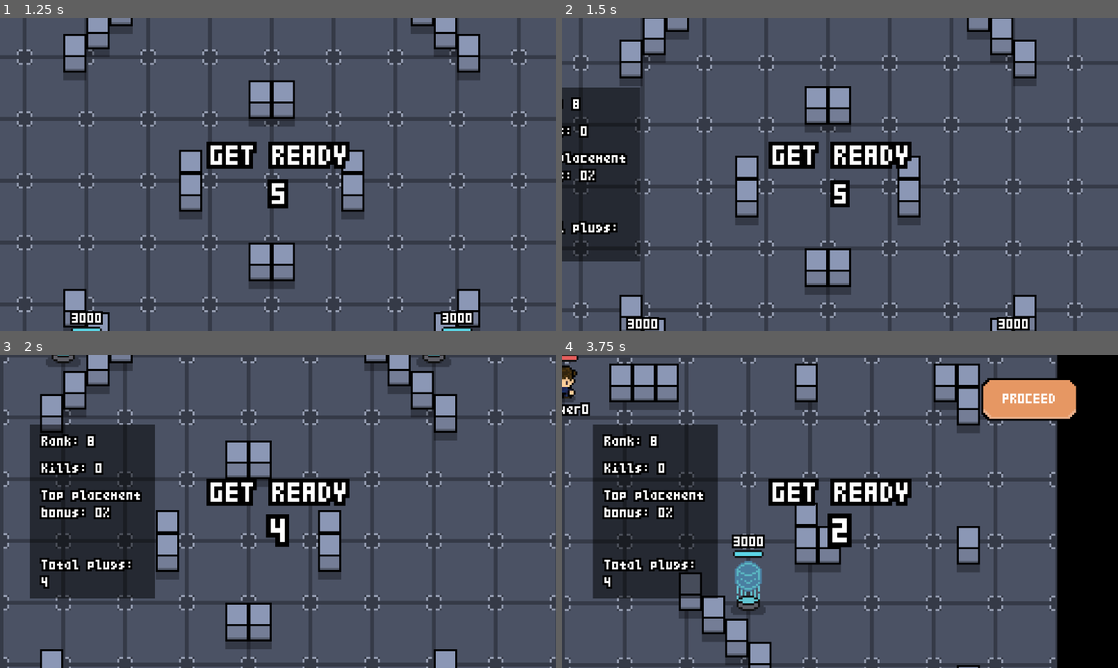
Above: before the commit, frames 1-4 (two rows, left to right).
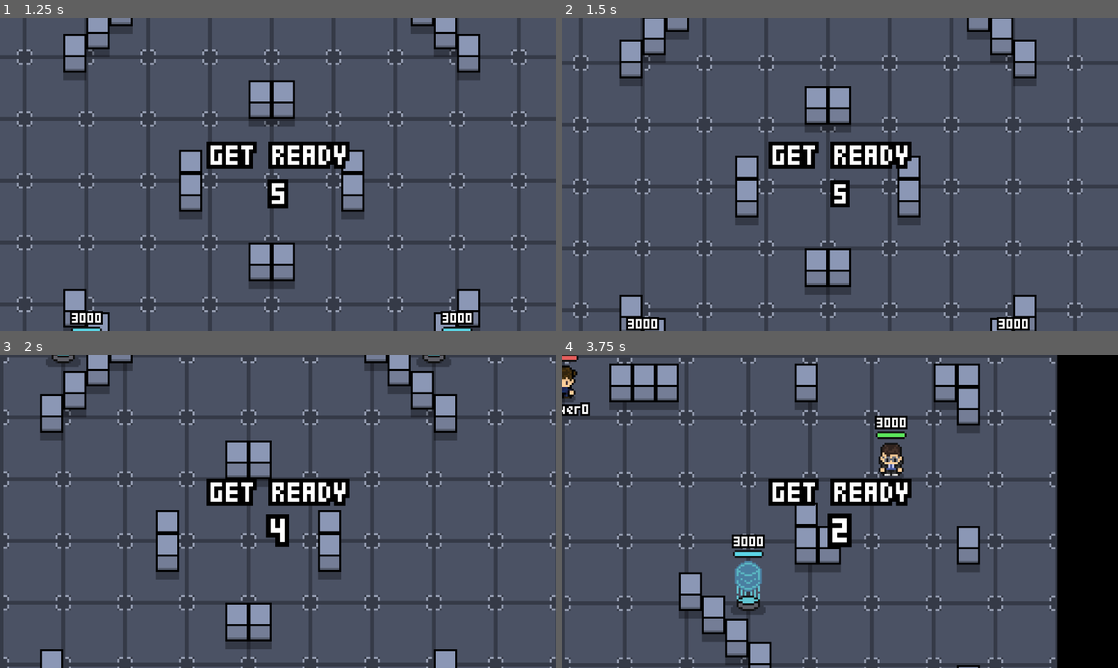
Above: after the commit, the same moments.

Repository: ppaluchowski64/SCI-Stars
Game: Godot game, scene res://scenes/lobby.tscn
Two runs of this game, one before a commit and one after it. Both use one fixed random seed, a clock stepped at 60 frames per second and the inputs below.
Inputs (mouse positions are in pixels of both pictures, inside the frame that each line leads up to):
- Up to frame 1 (1.25 s): click "PLAY" at 0.5 s
- Up to frame 2 (1.5 s): tap Enter (ui_accept) at 1.25 s; move the mouse to (962, 158) at 1.27 s; hold D (right) from 1.28 s (still down); click (962, 158) at 1.35 s
- Up to frame 3 (2 s): keep holding D (right); tap Enter (ui_accept) at 1.52 s
- Up to frame 4 (3.75 s): release D (right) at 2 s; drag from (728, 527) to (812, 574) at 2.02 s; move the mouse to (895, 442) at 2.77 s; hold D (right) 2.78-3.5 s; click (895, 442) at 2.85 s; drag from (812, 574) to (673, 464) at 3.52 s

Frame 1 is identical in both runs. In frame 2, 7.8% of the frame differs, in the area x 0-15%, y 22-78%; in frame 3, 12%; in frame 4, 15%, in the area x 5-93%, y 7-78%.

Commit message:
Correct previous commit

Diff:
--- a/game/project.godot
+++ b/game/project.godot
@@ -64,8 +64,7 @@
 }
 attack={
 "deadzone": 0.5,
-"events": [Object(InputEventMouseButton,"resource_local_to_scene":false,"resource_name":"","device":-1,"window_id":0,"alt_pressed":false,"shift_pressed":false,"ctrl_pressed":false,"meta_pressed":false,"button_mask":1,"position":Vector2(143, 13),"global_position":Vector2(152, 59),"factor":1.0,"button_index":1,"canceled":false,"pressed":true,"double_click":false,"script":null)
-, Object(InputEventMouseButton,"resource_local_to_scene":false,"resource_name":"","device":0,"window_id":0,"alt_pressed":false,"shift_pressed":false,"ctrl_pressed":false,"meta_pressed":false,"button_mask":1,"position":Vector2(94, 20),"global_position":Vector2(103, 68),"factor":1.0,"button_index":1,"canceled":false,"pressed":true,"double_click":false,"script":null)
+"events": [Object(InputEventMouseButton,"resource_local_to_scene":false,"resource_name":"","device":0,"window_id":0,"alt_pressed":false,"shift_pressed":false,"ctrl_pressed":false,"meta_pressed":false,"button_mask":1,"position":Vector2(94, 20),"global_position":Vector2(103, 68),"factor":1.0,"button_index":1,"canceled":false,"pressed":true,"double_click":false,"script":null)
 ]
 }
 super_attack={
@@ -75,13 +74,12 @@
 }
 ui_click={
 "deadzone": 0.5,
-"events": [Object(InputEventMouseButton,"resource_local_to_scene":false,"resource_name":"","device":-1,"window_id":0,"alt_pressed":false,"shift_pressed":false,"ctrl_pressed":false,"meta_pressed":false,"button_mask":1,"position":Vector2(190, 9),"global_position":Vector2(199, 57),"factor":1.0,"button_index":1,"canceled":false,"pressed":true,"double_click":false,"script":null)
+"events": [Object(InputEventMouseButton,"resource_local_to_scene":false,"resource_name":"","device":0,"window_id":0,"alt_pressed":false,"shift_pressed":false,"ctrl_pressed":false,"meta_pressed":false,"button_mask":1,"position":Vector2(120, 21),"global_position":Vector2(129, 69),"factor":1.0,"button_index":1,"canceled":false,"pressed":true,"double_click":false,"script":null)
 ]
 }
 debug_1={
 "deadzone": 0.5,
 "events": [Object(InputEventKey,"resource_local_to_scene":false,"resource_name":"","device":-1,"window_id":0,"alt_press …(189 unchanged characters)…
-, Object(InputEventMouseButton,"resource_local_to_scene":false,"resource_name":"","device":0,"window_id":0,"alt_pressed":false,"shift_pressed":false,"ctrl_pressed":false,"meta_pressed":false,"button_mask":1,"position":Vector2(197, 17),"global_position":Vector2(206, 65),"factor":1.0,"button_index":1,"canceled":false,"pressed":true,"double_click":false,"script":null)
 ]
 }
 debug_2={
